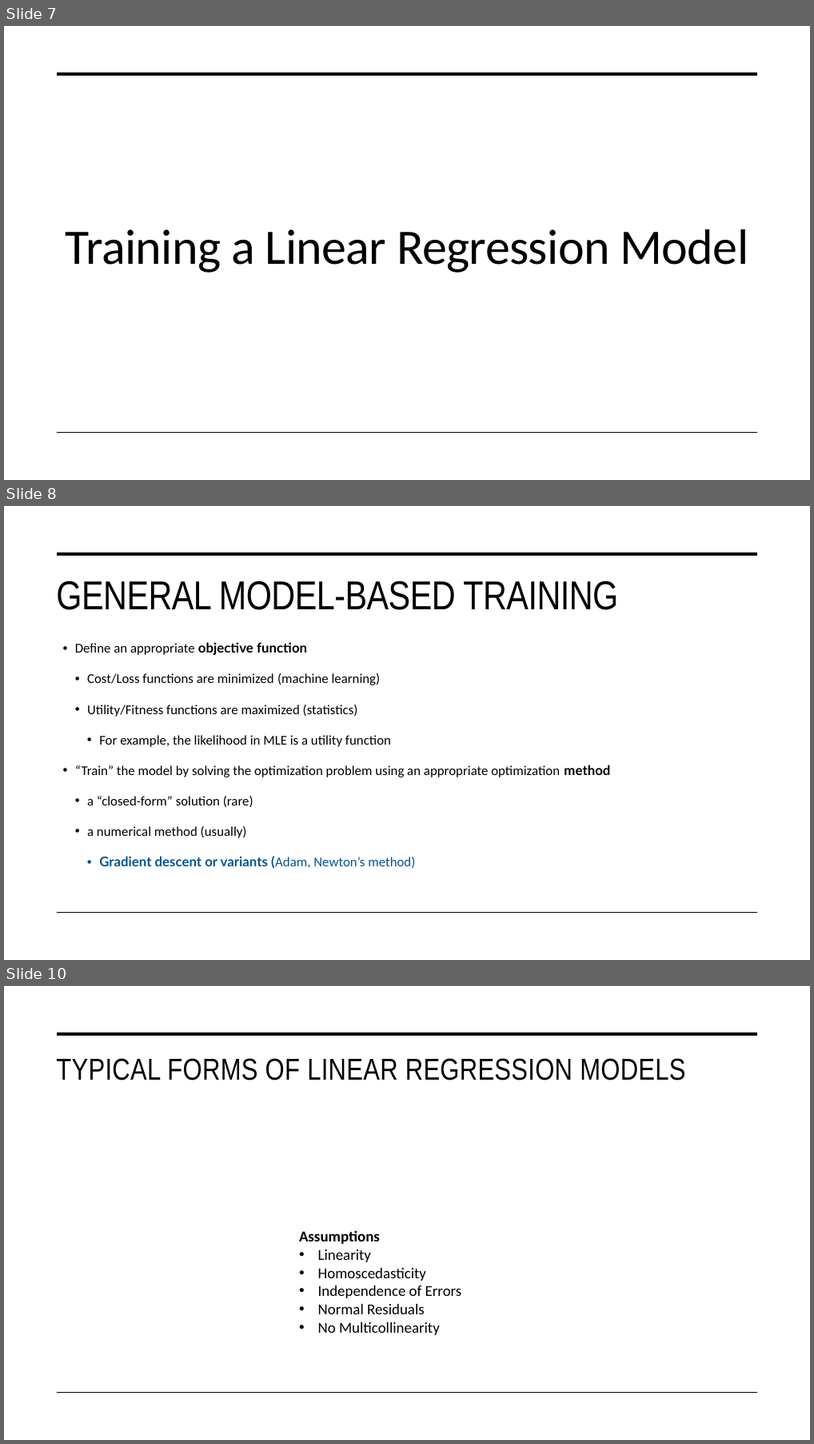
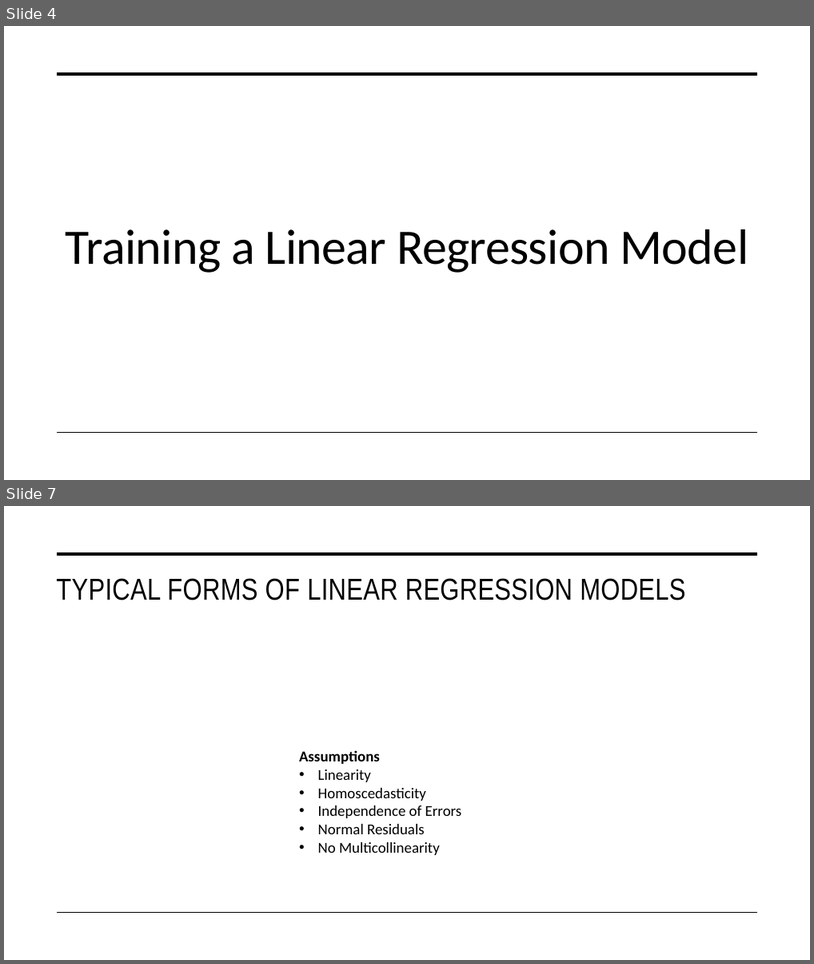
Before and after one commit to STAT-486-Fall-2026/course-content, a slide deck: slides/06-linear-regression.pptx. Shown one above the other, each under a label of ours: slides 7, 8 and 10 before the commit, slides 4 and 7 after it; the slides between them are not shown. The pictures are 814x1444 and 814x964 pixels, drawn with LibreOffice and Linux fonts; fonts in the diff are those of the drawing; grey boxes stand for pictures. Boxes give left, top, right and bottom in pixels: in the first picture for what was removed or moved away, otherwise in the second. Text is boxed around its words. In the diff, an @@ line names an element or a change of style, - is before the commit and + after.

```diff
--- a/slides/06-linear-regression.pptx
+++ b/slides/06-linear-regression.pptx
@@ slide 8 removed at (x1=4, y1=506, x2=810, y2=960), background #FFFFFF; not listed: 2 template elements that a slide beside it also shows @@
@@ title removed at (x1=56, y1=581, x2=618, y2=610) @@
-GENERAL MODEL-BASED TRAINING
@@ text removed at (x1=75, y1=642, x2=610, y2=868) @@
-• Define an appropriate objective function
-  • Cost/Loss functions are minimized (machine learning)
-  • Utility/Fitness functions are maximized (statistics)
-    • For example, the likelihood in MLE is a utility function
-• “Train” the model by solving the optimization problem using an appropriate optimization method
-  • a “closed-form” solution (rare)
-  • a numerical method (usually)
-    • Gradient descent or variants (Adam, Newton’s method)
@@ what was slide 7 is now slide 4 @@
@@ what was slide 10 is now slide 7 @@
```
Also in this commit, not shown: 2 slides changed, 2 other slides removed, 1 other file.
